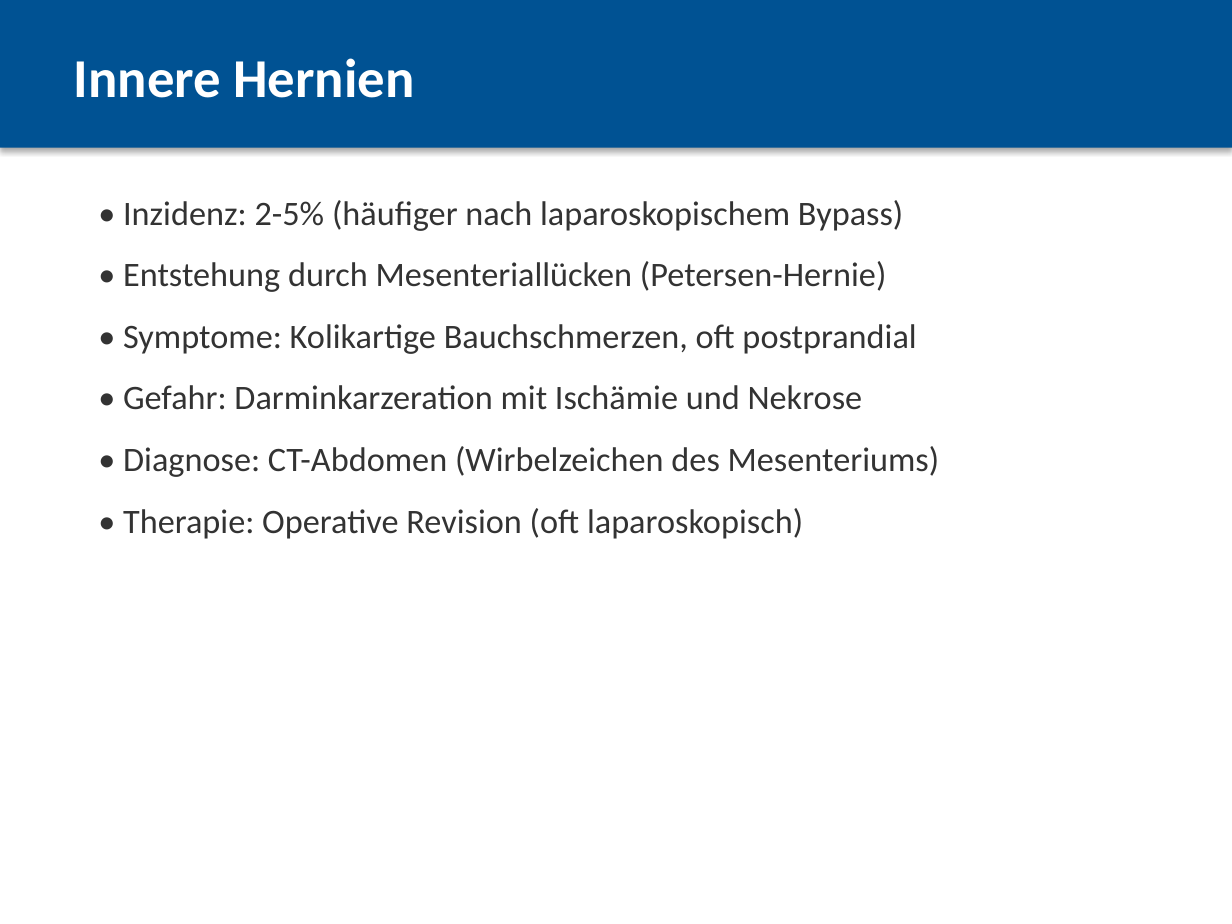
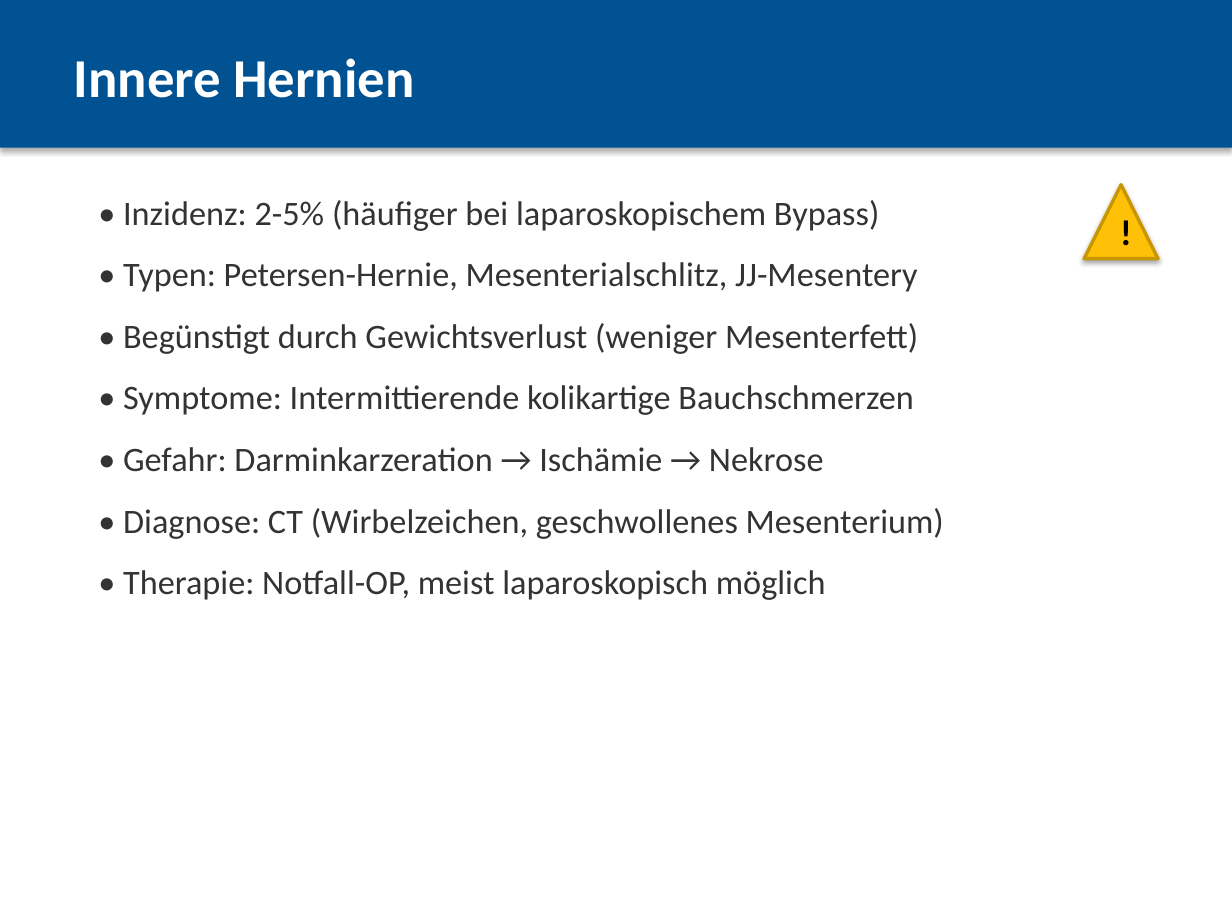
Before and after one commit to yawmanx/Codex-stuff, a slide deck: slide 18 of Komplikationen_Magenbypass.pptx (slide 17 before the commit). Drawn at 1232x924 pixels with LibreOffice and Linux fonts; fonts in the diff are those of the drawing. Boxes give left, top, right and bottom in pixels: in the first picture for what was removed or moved away, otherwise in the second. Text is boxed around its words. In the diff, an @@ line names an element or a change of style, - is before the commit and + after.

```diff
--- a/Komplikationen_Magenbypass.pptx
+++ b/Komplikationen_Magenbypass.pptx
@@ text at bbox=[123, 200, 944, 600]: text changed @@
-• Inzidenz: 2-5% (häufiger nach laparoskopischem Bypass)
-• Entstehung durch Mesenteriallücken (Petersen-Hernie)
-• Symptome: Kolikartige Bauchschmerzen, oft postprandial
-• Gefahr: Darminkarzeration mit Ischämie und Nekrose
-• Diagnose: CT-Abdomen (Wirbelzeichen des Mesenteriums)
-• Therapie: Operative Revision (oft laparoskopisch)
+• Inzidenz: 2-5% (häufiger bei laparoskopischem Bypass)
+• Typen: Petersen-Hernie, Mesenterialschlitz, JJ-Mesentery
+• Begünstigt durch Gewichtsverlust (weniger Mesenterfett)
+• Symptome: Intermittierende kolikartige Bauchschmerzen
+• Gefahr: Darminkarzeration → Ischämie → Nekrose
+• Diagnose: CT (Wirbelzeichen, geschwollenes Mesenterium)
+• Therapie: Notfall-OP, meist laparoskopisch möglich
@@ triangle added at bbox=[1084, 185, 1158, 259], fill #FFC107, outline #C89600 2 pt @@
@@ text added at bbox=[1110, 203, 1132, 240], 21 pt, text #000000, bold @@
+!
```
Also in this commit, not shown: 20 other slides changed, 4 slides added, 3 slides removed, 1 other file.
